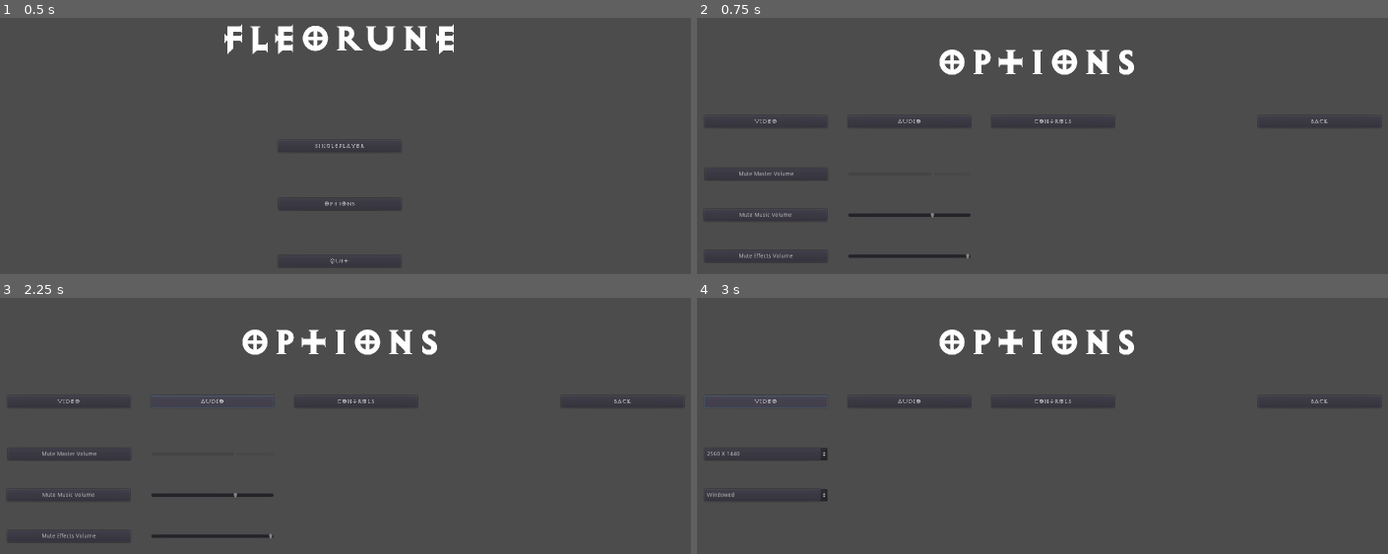
Above: before the commit, frames 1-4 (two rows, left to right).
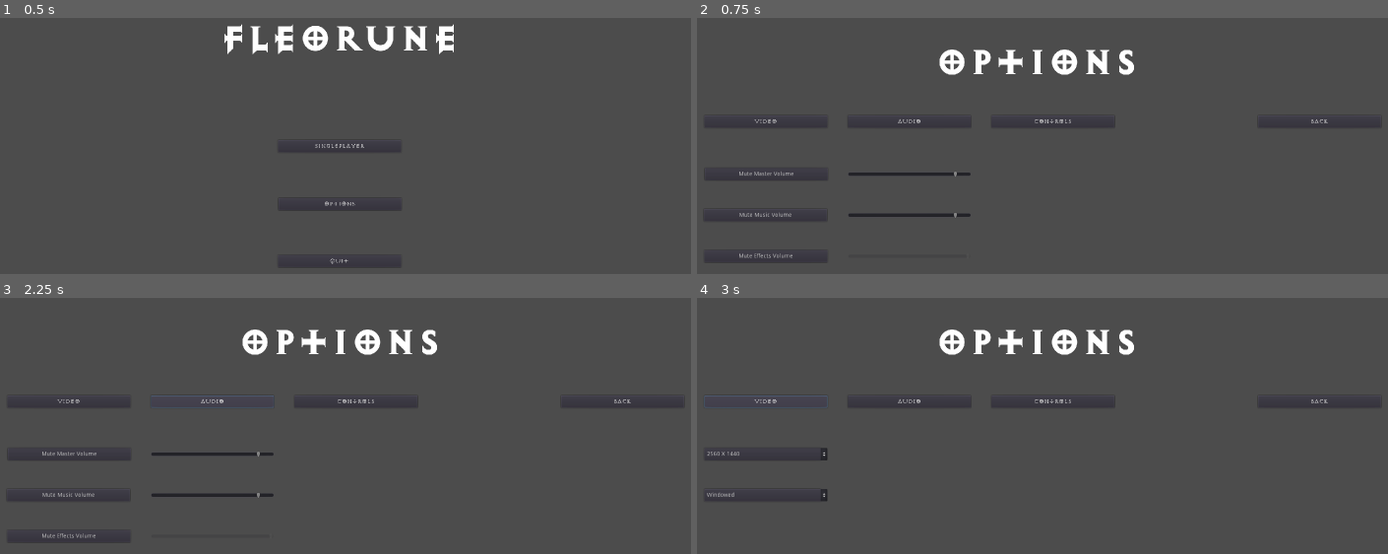
Above: after the commit, the same moments.

Repository: h19mili/Projekt_Fleorune.VM
Game: Godot game, scene res://Scenes/Menu/Main.tscn
Two runs of this game, one before a commit and one after it. Both use one fixed random seed, a clock stepped at 60 frames per second and the inputs below.
Inputs:
- Up to frame 1 (0.5 s): no input
- Up to frame 2 (0.75 s): click "Options" at 0.5 s
- Up to frame 3 (2.25 s): click "Video" at 1.25 s; click "Audio" at 2 s
- Up to frame 4 (3 s): click "Video" at 2.75 s

Frame 1 is identical in both runs. In frame 2, 0.4% of the frame differs, in the area x 21-40%, y 60-94%; in frame 3, 0.4%; in frame 4, nothing differs.

Commit message:
Added Menu Music

Diff:
--- a/Globals/Options.gd
+++ b/Globals/Options.gd
@@ -71,19 +71,11 @@
 
 	randomize()
 
-	new_choice = int(rand_range(1,5))
+	new_choice = int(rand_range(1,1))
 
 	match new_choice:
 		1:
-			song = load("res://Assets/Music/Menu/Essence.wav")
-		2:
-			song = load("res://Assets/Music/Menu/Fallout.wav")
-		3:
-			song = load("res://Assets/Music/Menu/Horizons.wav")
-		4:
-			song = load("res://Assets/Music/Menu/Pulsefire.wav")
-		5:
-			song = load("res://Assets/Music/Menu/Skyrim.wav")
+			song = load("res://Assets/Music/Menu/BGM_01.ogg")
 
 	$music.set_stream(song)
 	$music.play(0.0)
--- a/save.json
+++ b/save.json
@@ -1 +1 @@
-{"Effects_Mute":false,"Effects_Volume":2000,"Master_Mute":true,"Master_Volume":1395,"Music_Mute":false,"Music_Volume":1395,"fullscreen":false,"resolution":{"height":1440,"width":2560},"sp_pause":16777217,"sp_use":32}
+{"Effects_Mute":true,"Effects_Volume":2000,"Master_Mute":false,"Master_Volume":1794,"Music_Mute":false,"Music_Volume":1794,"fullscreen":false,"resolution":{"height":1440,"width":2560},"sp_pause":16777217,"sp_use":32}
Not shown, added: Assets/Music/Menu/BGM_01.ogg.import
Not shown, added: Assets/Music/Menu/BGM_01.ogg
